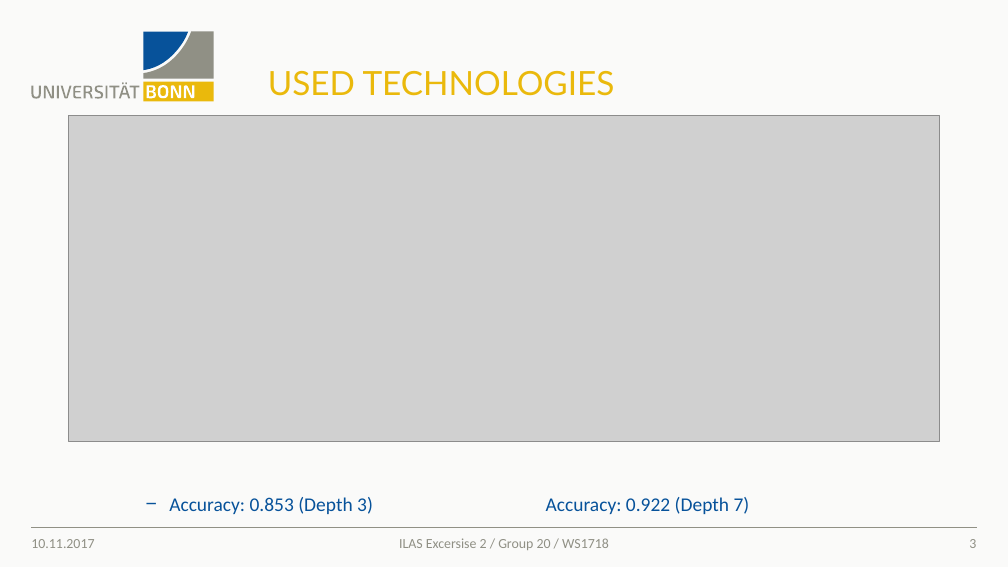
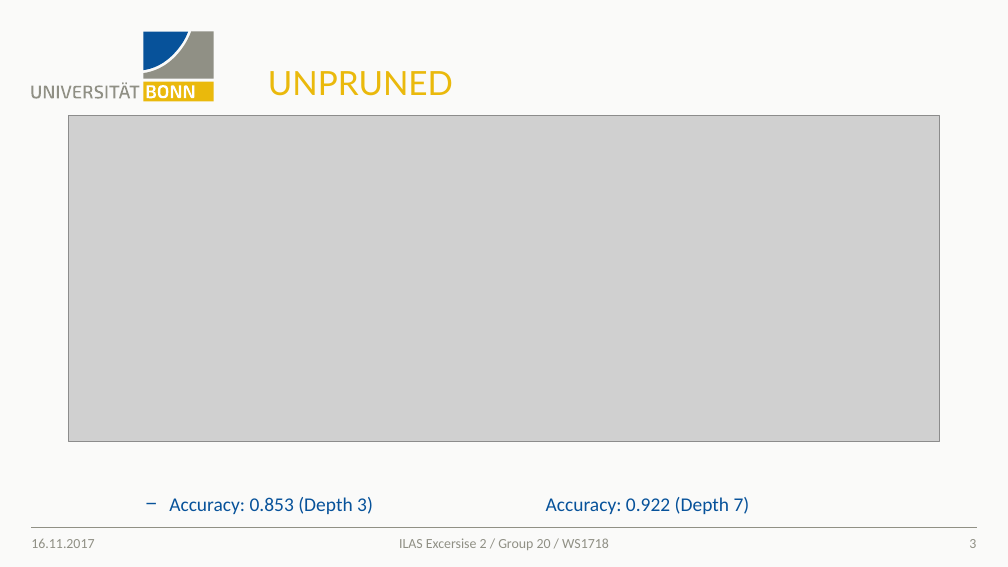
Before and after one commit to MartinFSchmitz/machine_learning, a slide deck: slide 3 of ML_Ass_1_Python27/Präsentation.pptx. Drawn at 1008x567 pixels with LibreOffice and Linux fonts; fonts in the diff are those of the drawing; grey boxes stand for pictures. Boxes give left, top, right and bottom in pixels: in the first picture for what was removed or moved away, otherwise in the second. Text is boxed around its words. In the diff, an @@ line names an element or a change of style, - is before the commit and + after.

```diff
--- a/ML_Ass_1_Python27/Präsentation.pptx
+++ b/ML_Ass_1_Python27/Präsentation.pptx
@@ title at [268,71,453,96]: text changed @@
-USED TECHNOLOGIES
+UNPRUNED
@@ text at [31,539,94,548]: text changed @@
-10.11.2017
+16.11.2017
```
Also in this commit, not shown: 3 other slides changed, 1 slide removed, 26 other files.
